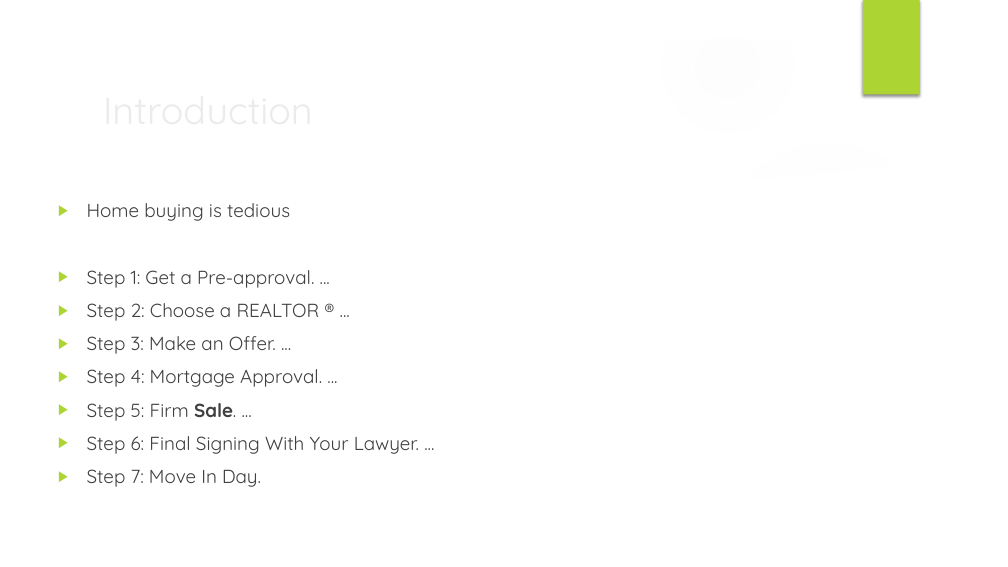
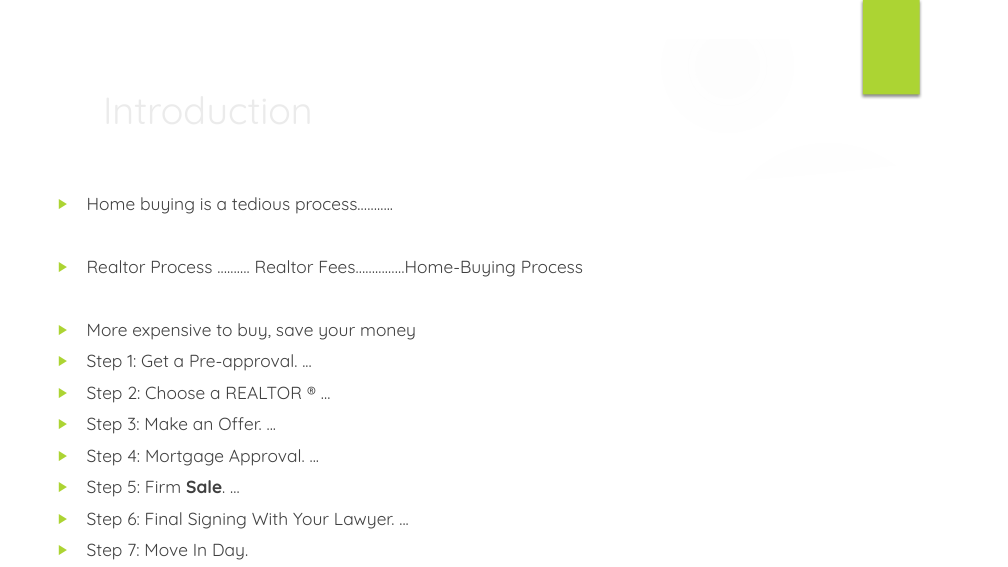
Before and after one commit to savithcj/HouseListingAB, a slide deck: slide 2 of Presentation/WelcomeHomeAB.pptx. Drawn at 1008x567 pixels with LibreOffice and Linux fonts; fonts in the diff are those of the drawing; background and template pictures are left out. Boxes give left, top, right and bottom in pixels: in the first picture for what was removed or moved away, otherwise in the second. Text is boxed around its words. In the diff, an @@ line names an element or a change of style, - is before the commit and + after.

Commit message:
presentation

```diff
--- a/Presentation/WelcomeHomeAB.pptx
+++ b/Presentation/WelcomeHomeAB.pptx
@@ text at (87,197,583,340): text changed; size 18 to 16.6 pt @@
-▶ Home buying is tedious
+▶ Home buying is a tedious process………..
+▶ Realtor Process ………. Realtor Fees……………Home-Buying Process
+▶ More expensive to buy, save your money
@@ text at (87,354,395,529): size 18 to 16.6 pt in "Step 1: Get a Pre-approval. ...", "Step 2: Choose a REALTOR ® ...", "Step 3: Make an Offer. ...", "Step 4: Mortgage Approval. ..." and 3 more places @@
```
Also in this commit, not shown: 6 slides added, 8 other files.
